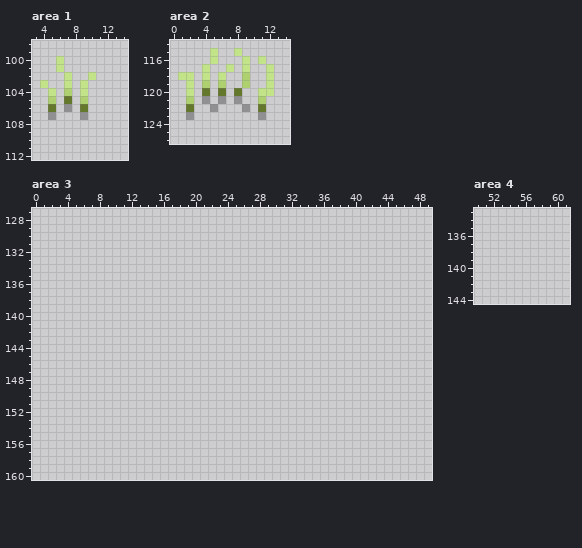
Two states of a pixel-art file, Artwork/TileSets/TileMaps/Flora.ase. The picture above is the old version.
320x320 pixels, 1 frame. Colours within 5 levels of each other are drawn and written as one. Shown: area 1: x 3..14, y 98..112; area 2: x 0..14, y 114..126; area 3: x 0..49, y 127..160; area 4: x 50..61, y 133..144. The old version is drawn lined up with the new one, on the new canvas. The commit also changed other parts of the picture, which this record leaves out.
The same view after the edit:
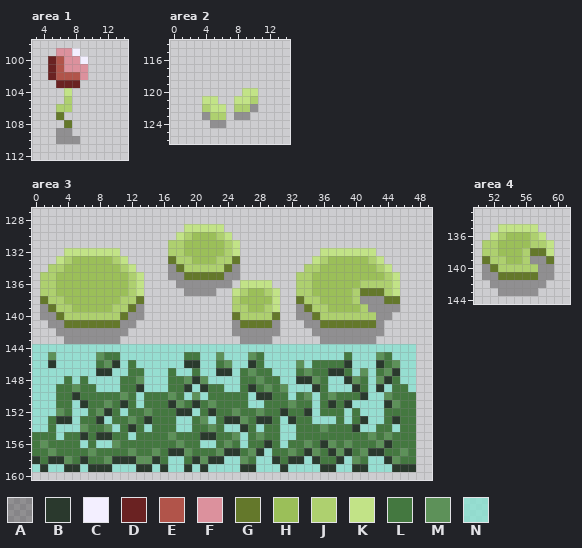
Palette (. is transparent): A #15141455  B #2a392d  C #f3efff  D #6a2222  E #b1544a  F #dc919d  G #64782b  H #9bbf59  J #aed06f  K #c2e387  L #447840  M #5d9159  N #87e3d1c8
Diff:
canvas 320x320 -> 320x560
Changed rows in their new state; - is an unchanged pixel.
Area 1:
first column x 4:
 99 --FFC--
100 -DEFFC-
101 -DEFFF-
102 -DEEEF.
103 .-DDD.-
104 -.-K-.-
105 -.-J-.-
106 -.JJ-.-
107 -.G--.-
108 ---G---
109 --AA---
110 --AAA--
Area 2:
first column x 1:
115 ----.--.----
116 ----.---.-.-
117 ---.--.-.--.
118 ..-.-.--.--.
119 -.-.-.--.--.
120 -.-.-.-.KK..
121 -.-KK.-KKJ.-
122 -.-JKK-JJA.-
123 -.-AJJ-AA-.-
124 ----AA------
Area 3:
first column x 0:
129 -------------------KKKKK------------------------
130 ------------------KJHHHJK-----------------------
131 -----------------JJHHHHHJK----------------------
132 ----KKKKKKK------JJHHHHHJK----------KKKKKKK-----
133 ---KJHHHHHJK-----GJJHHHJJG---------KJHHHHHJK----
134 --JJHHHHHHHJK----AGJJJJJGA--------JJHHHHHHHJK---
135 -JJHHHHHHHHHJK---AAGGGGGAA-------JJHHHHHHHHHJK--
136 -JJHHHHHHHHHJK----AAAAAAA-KKKK---JJHHHHHHJJJJK--
137 -JJHHHHHHHHHJK-----AAAA--KJHHJK--JJHHHHHJGGGJK--
138 -GJJHHHHHHHJJG-----------JHHHHK--GJJHHHHJAAAGG--
139 -AGJJHHHHHJJGA-----------JJHHJK--AGJJHHHHJAAAA--
140 -AAGJJJJJJJGAA-----------GJJJJG--AAGJJJJJJJAA---
141 --AAGGGGGGGAA------------AGGGGA---AAGGGGGGGA----
142 ---AAAAAAAAA-------------AAAAAA----AAAAAAAAA----
143 ----AAAAAAA---------------AAAA------AAAAAAA-----
144 NNNNNNNNNNNNNNNNNNNNNNNNNNNNNNNNNNNNNNNNNNNNNNNN
145 NNMNNNNNMLLNNNNNNNNLLNNMNNNMLNNNNNNNNNNLNNNMLNNN
146 NNBNNNNNLMBNLNNNNNNBBNNLMNNBLNNNNMNLLLLBNNNBLMNN
147 NNNNNNNNBBNNLLNNNLNNLNNBBNLMLLNNNLMLLBBLNMNLMBNN
148 NNNNLNLNNNNLLMNNNLLMBMNNNNLLMLLNNBBMLNNBMLNMBLNN
149 NNNLLMLLNNNLLBNNNLLBNBLLNNLBLMLMNNNBLNNNBLNBNLLN
150 NNNLLBLLLLLMLNLLLMLNMNLLLLLNBBLLNLMNLMLLLBNNMLLL
151 NNNLLNBLLMLBLNLLLBMLBLMLLLLNNLLLMLLNLBLBNNNNBMLL
152 NNNMLNNLMBLNLLMLLLBBNLBLLMLLMLLBLLBNLLLNLNNNLLLL
153 NNLBBNLLBNLLMLBLLLNNLMNLBBMLBBLNBLLNNNLNLBNNLBLL
154 NNLNNNMLLMNLBLNLLLNNLLMLNNBLNLLNNLLLMLLLBNNLLNLL
155 LLLNLLBLBBLLNLLLLMLLLBBLLMNLMLLNNLLLLLLLLLMLMLLL
156 LMLLLLNLNNMLLLLLLLMLLNNLMLNLLBLNLLMLBMLMLLLMBLLL
157 LLMLLLLMLLLLMLLMLBBMLLLMBBLMBNLLMLBMLBMBLMBBLLML
158 BLBBMLBLLMBBBMMBLNNLBMBBNNMLNNBLBBNBLLBNMLNNBMLL
159 NBNNBBNBBBNNNBBNBNNBNBNNNNBBNNNBNNNNBBNNBBNNNBBB
Area 4:
first column x 51:
135 --KKKKK--
136 -KJHHHJK-
137 JJHHHHJJK
138 JJHHHJGGK
139 GJJHHJAAG
140 AGJJJJJAA
141 AAGGGGGAA
142 -AAAAAAA-
143 --AAAAA--
